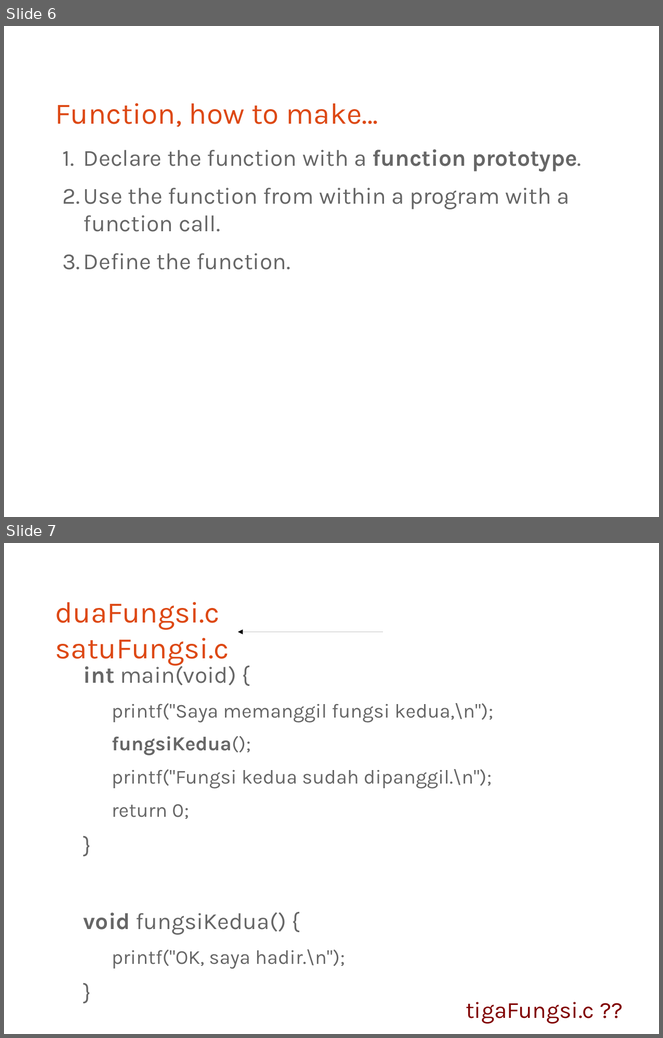
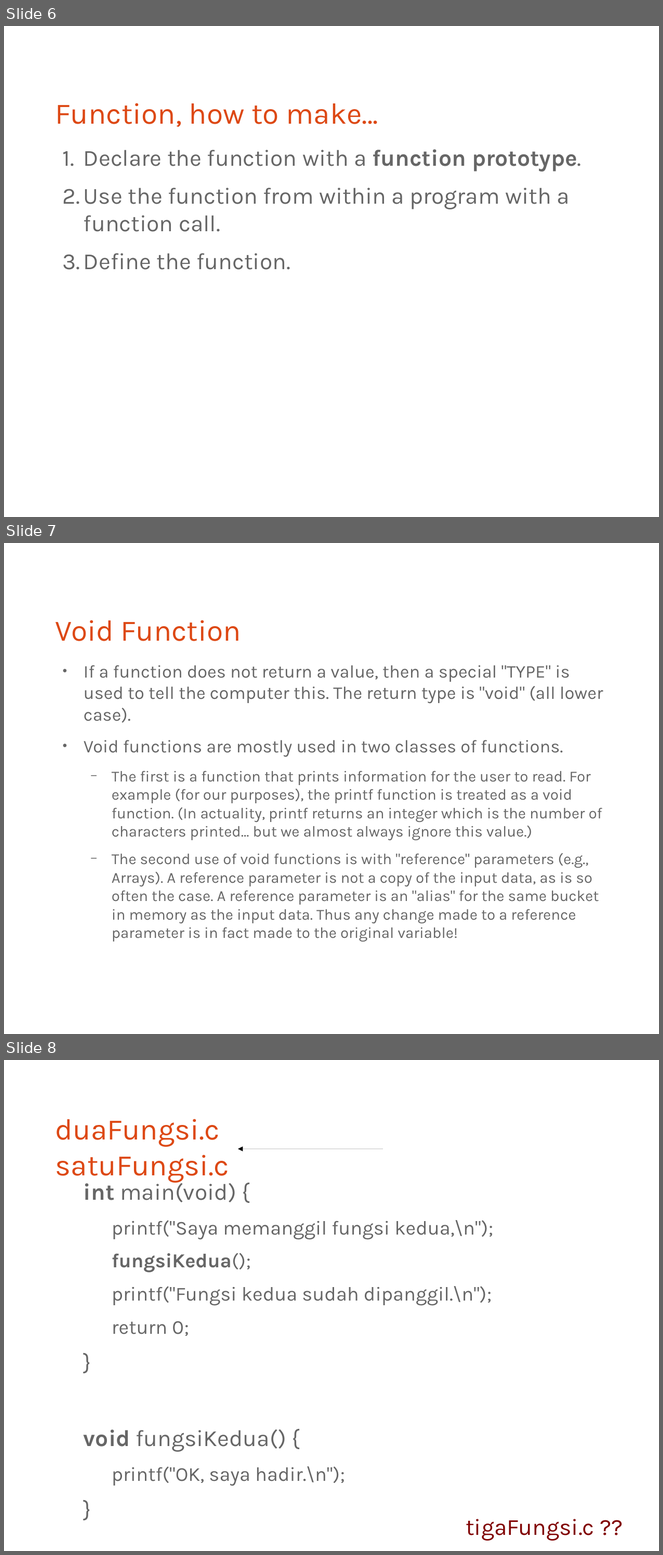
Before and after one commit to bagustris/prokom-tf, a slide deck: prokom3.odp. Shown one above the other, each under a label of ours: slides 6 and 7 before the commit, slides 6, 7 and 8 after it. The pictures are 663x1038 and 663x1555 pixels, drawn with LibreOffice and Linux fonts; fonts in the diff are those of the drawing. Boxes give left, top, right and bottom in pixels: in the first picture for what was removed or moved away, otherwise in the second. Text is boxed around its words. In the diff, an @@ line names an element or a change of style, - is before the commit and + after.

```diff
--- a/prokom3.odp
+++ b/prokom3.odp
@@ slide 7 added at [4, 543, 659, 1034], background #FFFFFF @@
@@ title added at [55, 620, 241, 641], 36 pt, text #DD4814 @@
+Void Function
@@ text added at [84, 665, 604, 942], 18.6 pt, text #666666 @@
+● If a function does not return a value, then a special "TYPE" is used to tell the computer this. The return type is "void" (all lower case).
+● Void functions are mostly used in two classes of functions.
+  − The first is a function that prints information for the user to read. For example (for our purposes), the printf function is treated as a void function. (In actuality, printf returns an integer which is the number of characters printed... but we almost always ignore this value.)
+  − The second use of void functions is with "reference" parameters (e.g., Arrays). A reference parameter is not a copy of the input data, as is so often the case. A reference parameter is an "alias" for the same bucket in memory as the input data. Thus any change made to a reference parameter is in fact made to the original variable!
@@ what was slide 7 is now slide 8 @@
```
Also in this commit, not shown: 1 other file.
